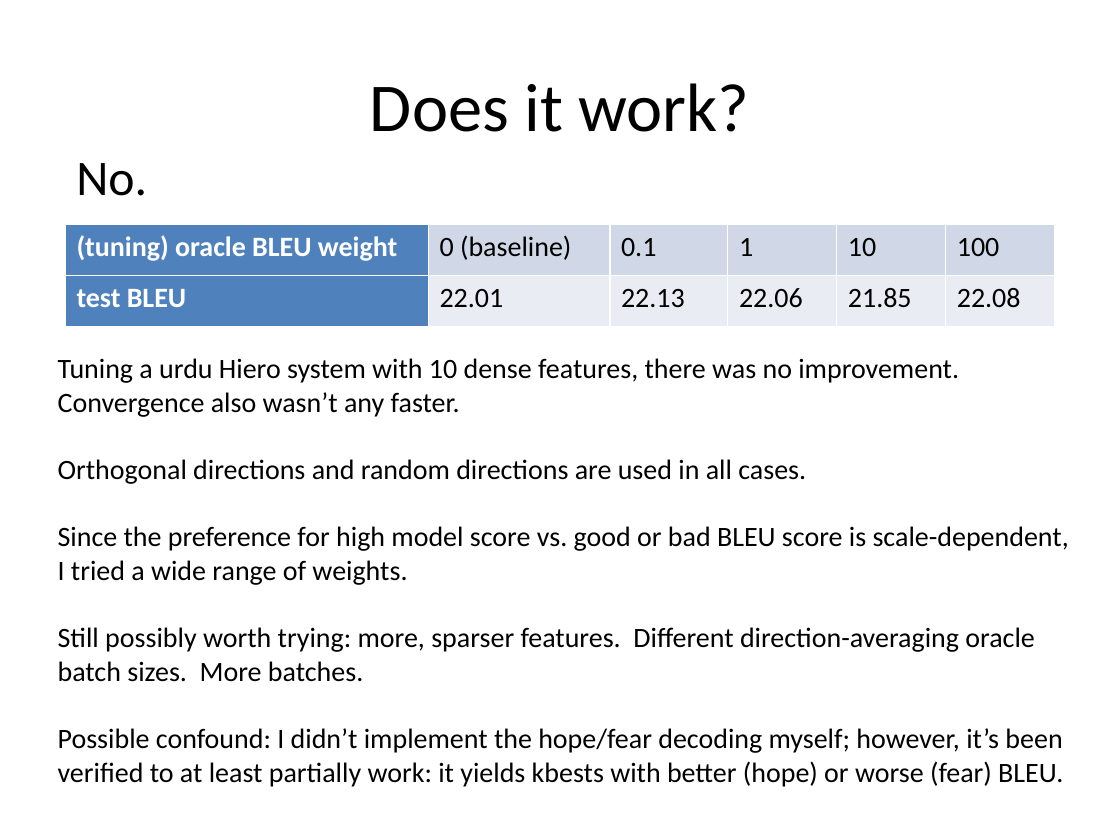
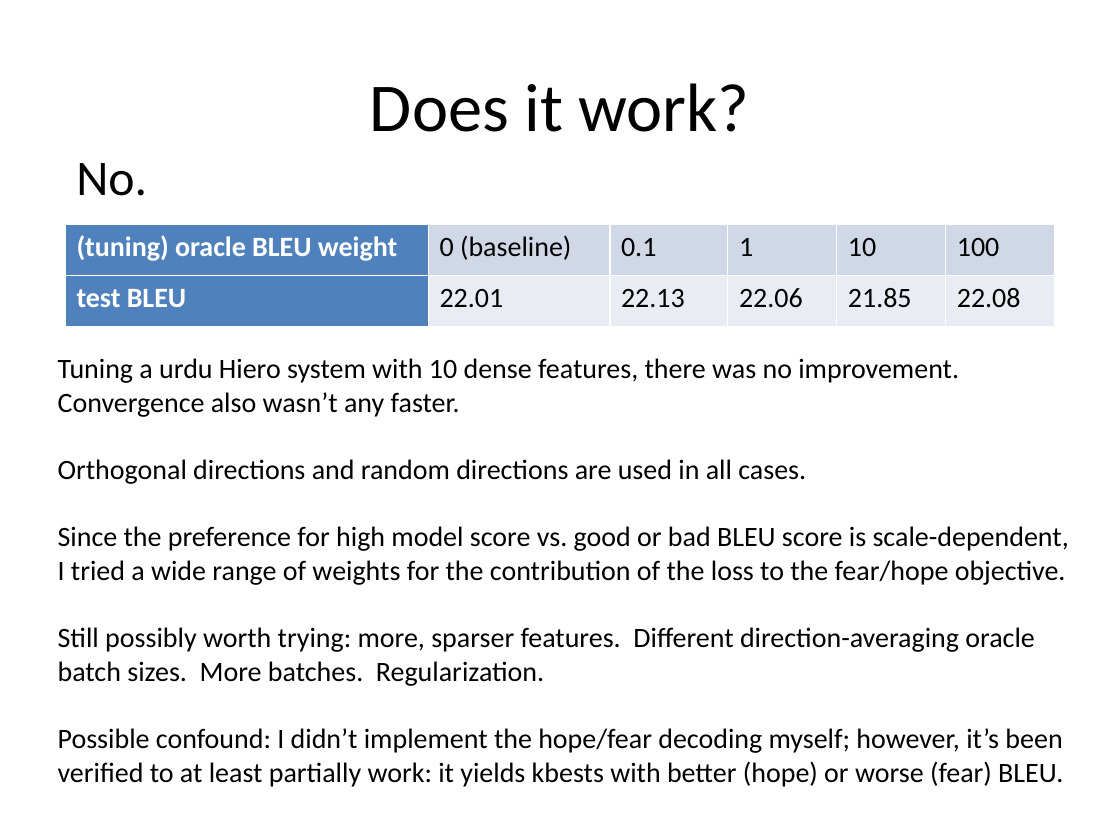
Before and after one commit to redpony/cdec, a slide deck: slide 5 of report/ws10-graehl.pptx. Drawn at 1120x840 pixels with LibreOffice and Linux fonts; fonts in the diff are those of the drawing. Boxes give left, top, right and bottom in pixels: in the first picture for what was removed or moved away, otherwise in the second. Text is boxed around its words. In the diff, an @@ line names an element or a change of style, - is before the commit and + after.

```diff
--- a/report/ws10-graehl.pptx
+++ b/report/ws10-graehl.pptx
@@ text at [58, 526, 1069, 686]: text changed @@
-Since the preference for high model score vs. good or bad BLEU score is scale-dependent, I tried a wide range of weights.
-Still possibly worth trying: more, sparser features. Different direction-averaging oracle batch sizes. More batches.
+Since the preference for high model score vs. good or bad BLEU score is scale-dependent, I tried a wide range of weights for the contribution of the loss to the fear/hope objective.
+Still possibly worth trying: more, sparser features. Different direction-averaging oracle batch sizes. More batches. Regularization.
```
Also in this commit, not shown: 6 other slides changed, 2 other files.
